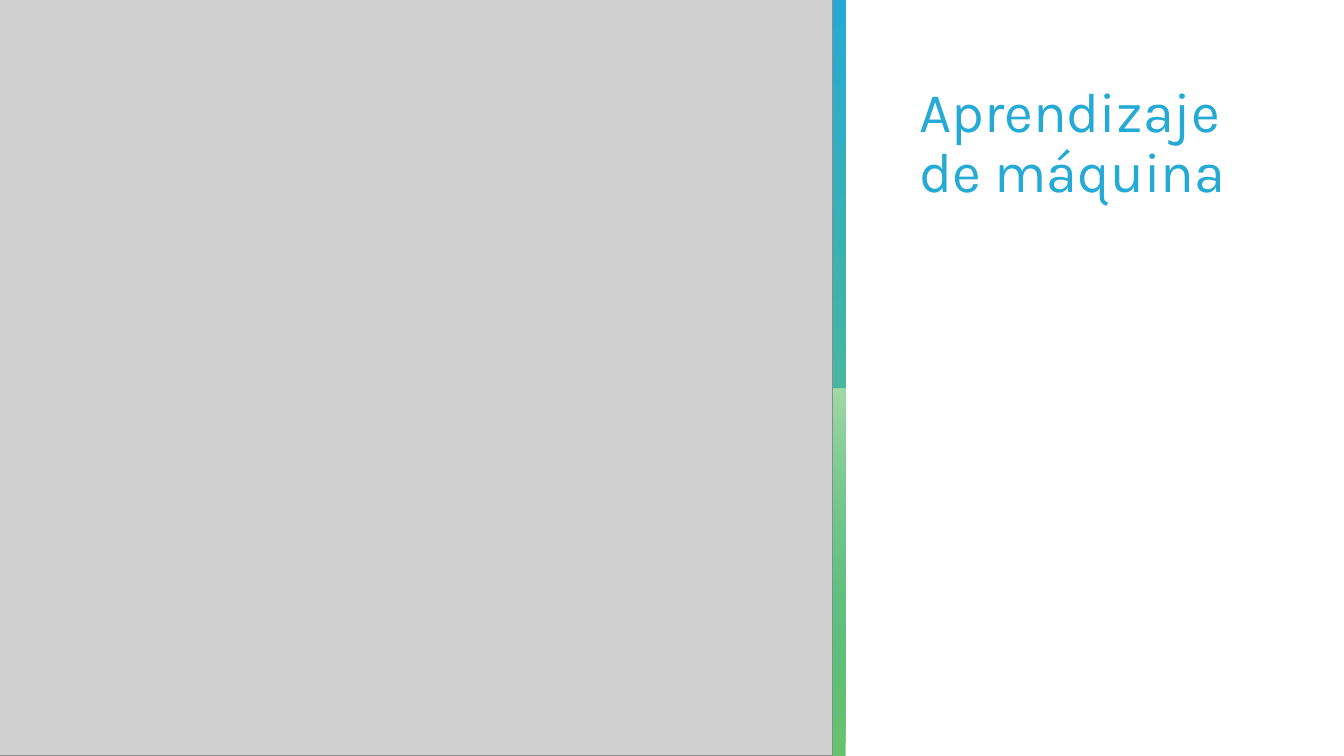
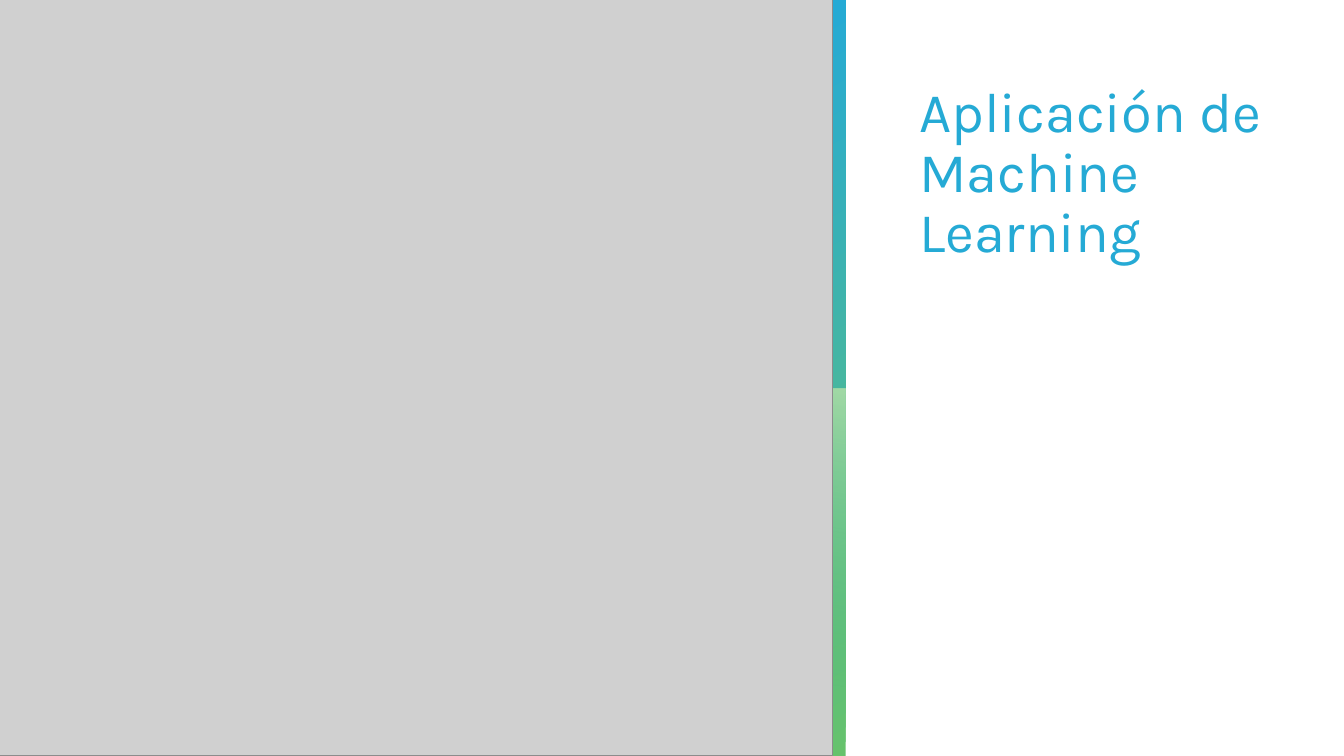
Before and after one commit to HunterCitto/199---Seminario-Final, a slide deck: slide 21 of docs/Entregas/Presentación/Incendios forestales de la Patagonia Andina - Pública.pptx. Drawn at 1344x756 pixels with LibreOffice and Linux fonts; fonts in the diff are those of the drawing; grey boxes stand for pictures. Boxes give left, top, right and bottom in pixels: in the first picture for what was removed or moved away, otherwise in the second. Text is boxed around its words. In the diff, an @@ line names an element or a change of style, - is before the commit and + after.

```diff
--- a/docs/Entregas/Presentación/Incendios forestales de la Patagonia Andina - Pública.pptx
+++ b/docs/Entregas/Presentación/Incendios forestales de la Patagonia Andina - Pública.pptx
@@ title at box(919, 89, 1261, 266): text changed @@
-Aprendizaje de máquina
+Aplicación de Machine Learning
```
Also in this commit, not shown: 17 other slides changed, 1 slide removed, 4 other files.
